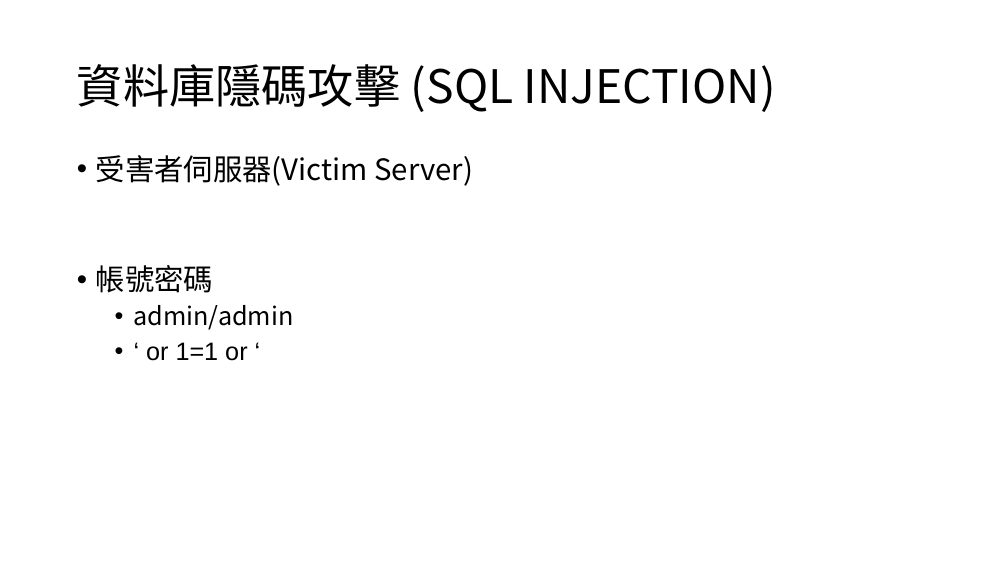
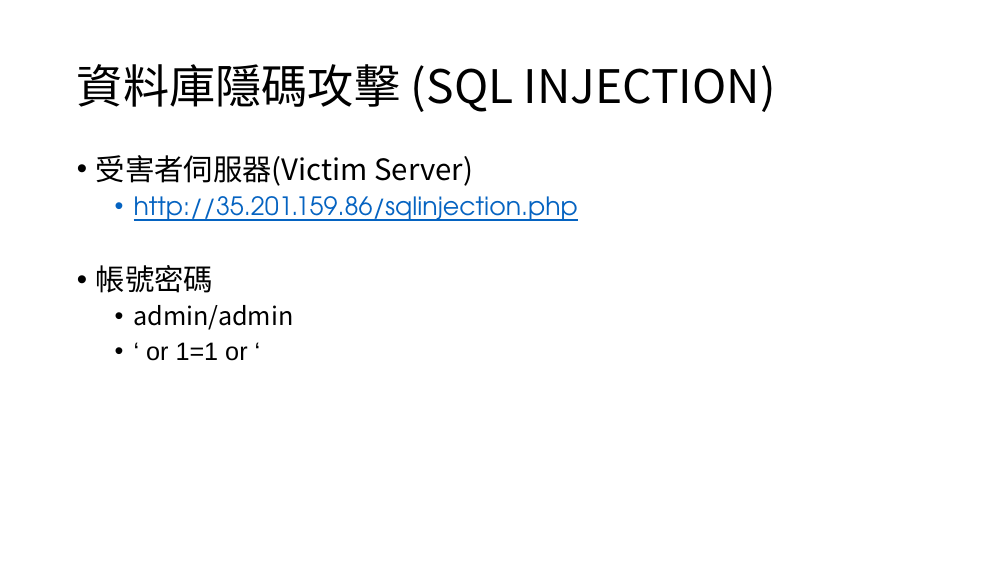
Before and after one commit to lawrence910426/Cloud-drive, a slide deck: slide 9 of Information Security.pptx (slide 7 before the commit). Drawn at 1008x567 pixels with LibreOffice and Linux fonts; fonts in the diff are those of the drawing; background and template pictures are left out. Boxes give left, top, right and bottom in pixels: in the first picture for what was removed or moved away, otherwise in the second. Text is boxed around its words. In the diff, an @@ line names an element or a change of style, - is before the commit and + after.

```diff
--- a/Information Security.pptx
+++ b/Information Security.pptx
@@ text at [134, 196, 578, 221]: paragraph added @@
+  • http://35.201.159.86/sqlinjection.php
```
Also in this commit, not shown: 5 other slides changed, 1 slide added, 1 slide removed, 2 other files.
